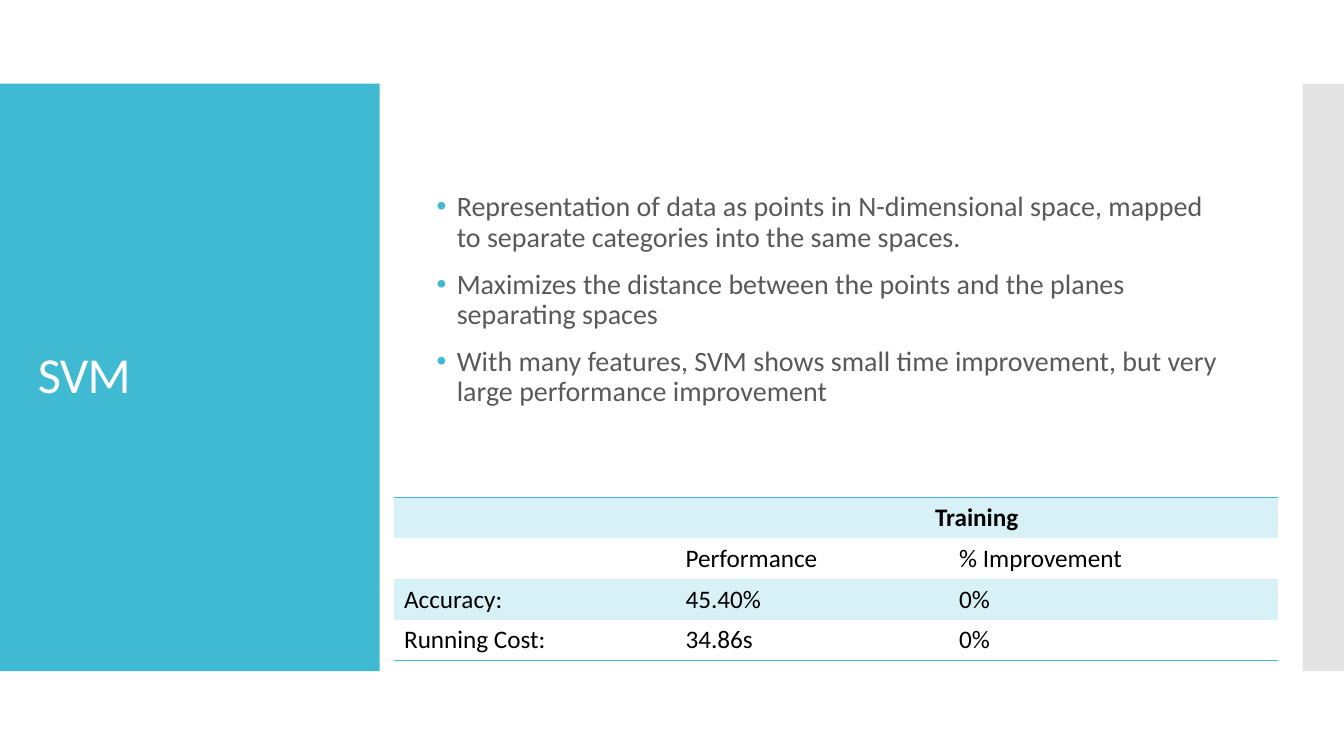
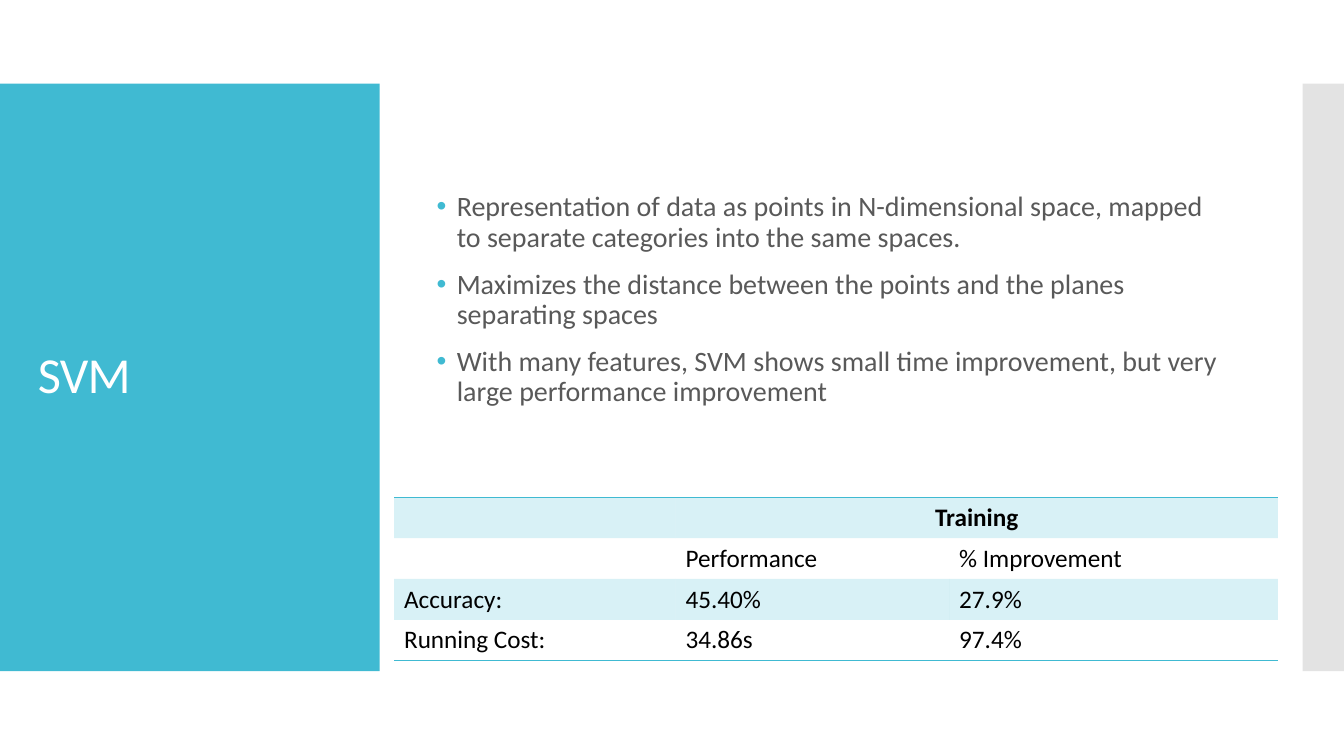
Before and after one commit to TZstatsADS/Fall2019-proj3-sec1-grp7, a slide deck: slide 6 of doc/ADS; Project 3; Predictive Analytics for Facial Emotion Recognition.pptx. Drawn at 1344x756 pixels with LibreOffice and Linux fonts; fonts in the diff are those of the drawing. Boxes give left, top, right and bottom in pixels: in the first picture for what was removed or moved away, otherwise in the second. Text is boxed around its words. In the diff, an @@ line names an element or a change of style, - is before the commit and + after.

```diff
--- a/doc/ADS; Project 3; Predictive Analytics for Facial Emotion Recognition.pptx
+++ b/doc/ADS; Project 3; Predictive Analytics for Facial Emotion Recognition.pptx
@@ table at [394,497,1277,660] @@
-row 3, column 3: 0%
+row 3, column 3: 27.9%
-row 4, column 3: 0%
+row 4, column 3: 97.4%
```
Also in this commit, not shown: 4 other slides changed.
